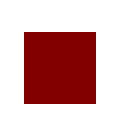
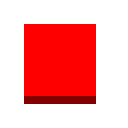
Layered file, before and after one edit (128px x 128px). Changes by layer:
painted on "Layer 1" over [24, 24, 96, 96]
